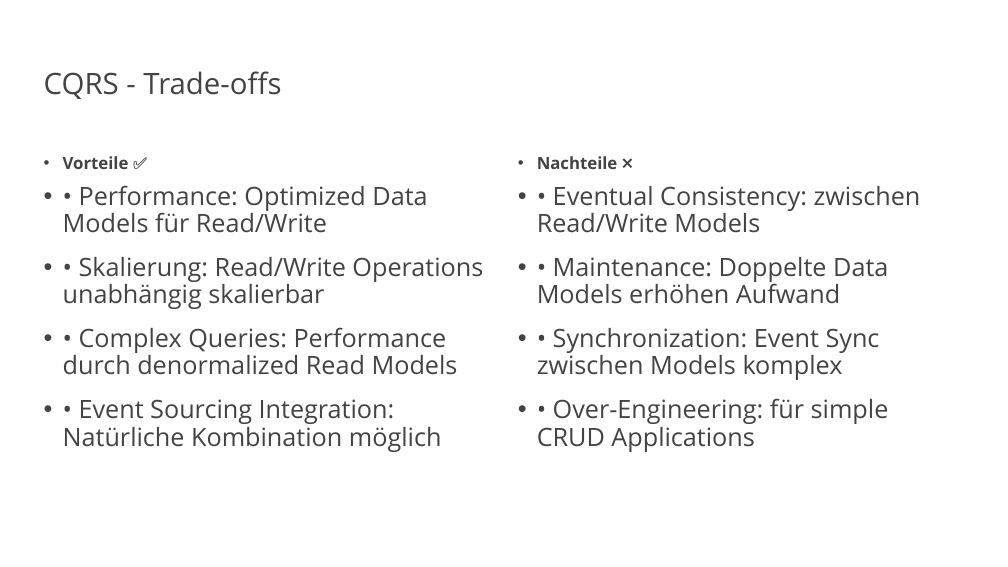
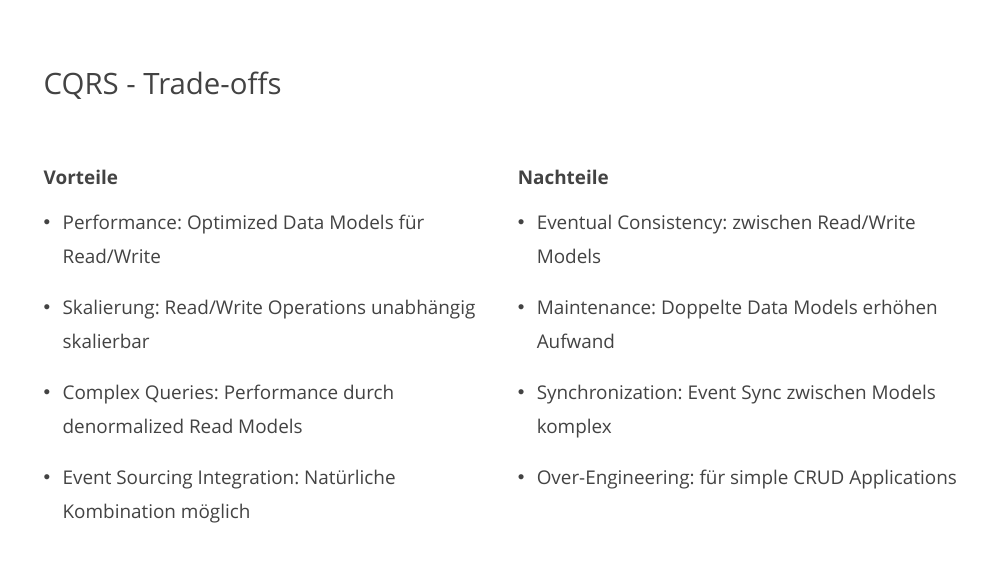
Before and after one commit to vanillacore-net/september-2025-telekom-training, a slide deck: slide 4 of presentations/powerpoint/arch-patterns-part2.pptx. Drawn at 1008x567 pixels with LibreOffice and Linux fonts; fonts in the diff are those of the drawing; background and template pictures are left out. Boxes give left, top, right and bottom in pixels: in the first picture for what was removed or moved away, otherwise in the second. Text is boxed around its words. In the diff, an @@ line names an element or a change of style, - is before the commit and + after.

```diff
--- a/presentations/powerpoint/arch-patterns-part2.pptx
+++ b/presentations/powerpoint/arch-patterns-part2.pptx
@@ text at (44,169,475,523): text changed; size 24 to 18 pt @@
-• Vorteile ✅
-• • Performance: Optimized Data Models für Read/Write
-• • Skalierung: Read/Write Operations unabhängig skalierbar
-• • Complex Queries: Performance durch denormalized Read Models
-• • Event Sourcing Integration: Natürliche Kombination möglich
+Vorteile
+• Performance: Optimized Data Models für Read/Write
+• Skalierung: Read/Write Operations unabhängig skalierbar
+• Complex Queries: Performance durch denormalized Read Models
+• Event Sourcing Integration: Natürliche Kombination möglich
@@ text at (518,169,957,489): text changed; size 24 to 18 pt @@
-• Nachteile ❌
-• • Eventual Consistency: zwischen Read/Write Models
-• • Maintenance: Doppelte Data Models erhöhen Aufwand
-• • Synchronization: Event Sync zwischen Models komplex
-• • Over-Engineering: für simple CRUD Applications
+Nachteile
+• Eventual Consistency: zwischen Read/Write Models
+• Maintenance: Doppelte Data Models erhöhen Aufwand
+• Synchronization: Event Sync zwischen Models komplex
+• Over-Engineering: für simple CRUD Applications
```
Also in this commit, not shown: 9 other slides changed, 8 slides added, 2 slides removed, 5 other files.
